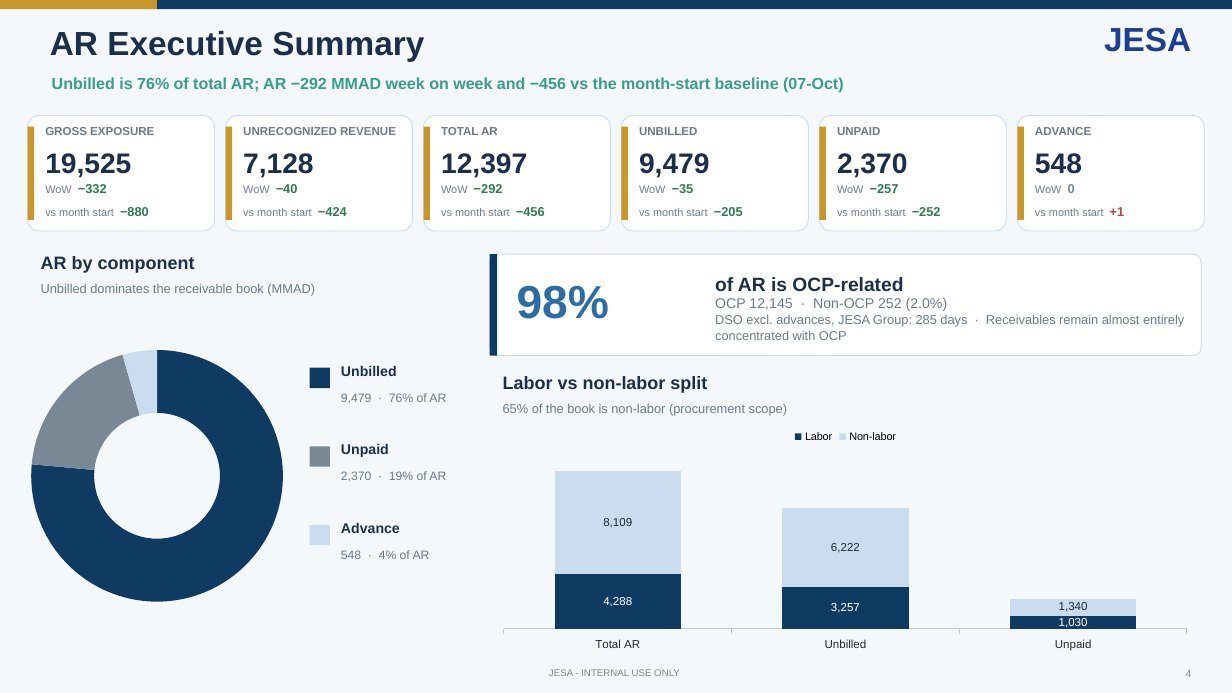
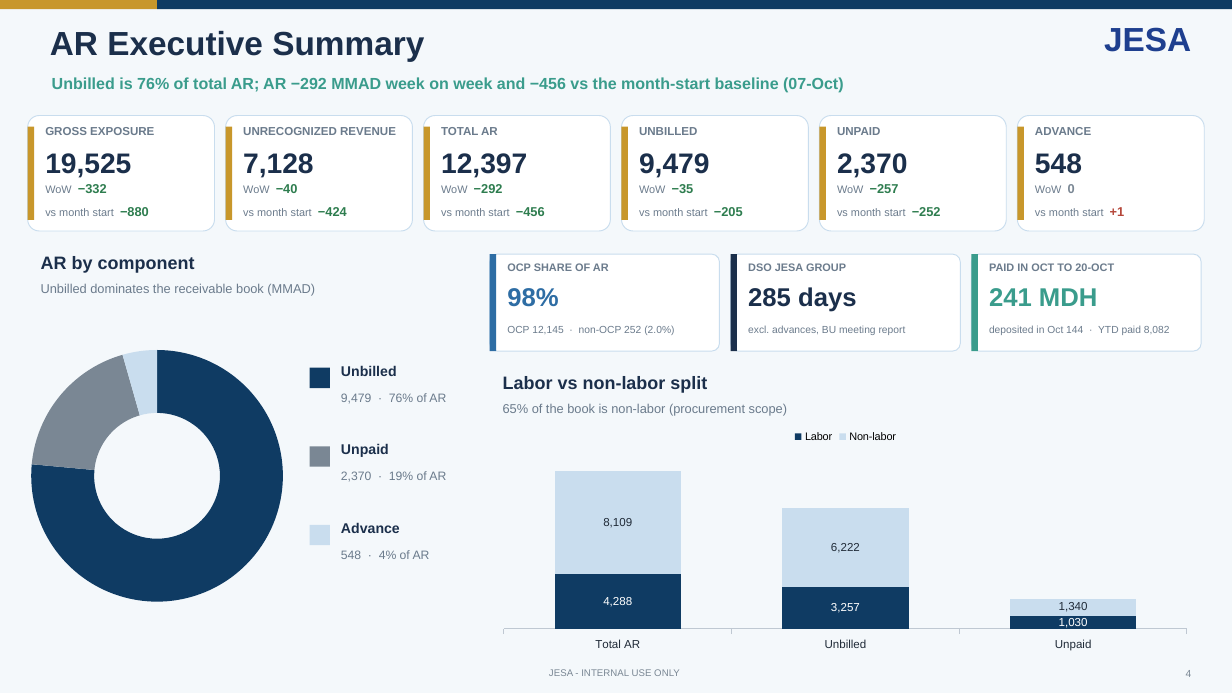
Before and after one commit to cherkaouihassan-art/Skills-Repo, a slide deck: slide 4 of weekly-ar-cash-deck/output/JESA_AR_Cash_Position_2026-10-21.pptx. Drawn at 1232x693 pixels with LibreOffice and Linux fonts; fonts in the diff are those of the drawing. Boxes give left, top, right and bottom in pixels: in the first picture for what was removed or moved away, otherwise in the second. Text is boxed around its words. In the diff, an @@ line names an element or a change of style, - is before the commit and + after.

```diff
--- a/weekly-ar-cash-deck/output/JESA_AR_Cash_Position_2026-10-21.pptx
+++ b/weekly-ar-cash-deck/output/JESA_AR_Cash_Position_2026-10-21.pptx
@@ rectangle: place and size @@
-rectangle at bbox=[490, 254, 497, 356]
+rectangle at bbox=[490, 254, 496, 351]
@@ rectangle at bbox=[490, 254, 496, 351]: fill #0F3B63 to #2E6DA4 @@
@@ rounded rectangle: place and size @@
-rounded rectangle at bbox=[490, 254, 1202, 356]
+rounded rectangle at bbox=[490, 254, 720, 351]
@@ text added at bbox=[507, 263, 609, 271], 8.5 pt, text #6B7B8C, bold @@
+OCP SHARE OF AR
@@ rounded rectangle added at bbox=[731, 254, 961, 351], fill #FFFFFF, outline #C9DDEE 0.75 pt @@
@@ rectangle added at bbox=[731, 254, 738, 351], fill #1B2F4B @@
@@ text added at bbox=[748, 263, 846, 271], 8.5 pt, text #6B7B8C, bold @@
+DSO JESA GROUP
@@ rounded rectangle added at bbox=[971, 254, 1202, 351], fill #FFFFFF, outline #C9DDEE 0.75 pt @@
@@ rectangle added at bbox=[971, 254, 978, 351], fill #3A9C8C @@
@@ text added at bbox=[989, 263, 1114, 271], 8.5 pt, text #6B7B8C, bold @@
+PAID IN OCT TO 20-OCT
@@ text "98%": place and size @@
-text "98%" at bbox=[517, 285, 609, 319]
+text "98%" at bbox=[507, 288, 558, 307]
@@ text "98%" at bbox=[507, 288, 558, 307]: size 36 to 20 pt; vertical alignment middle to top @@
@@ text removed at bbox=[715, 277, 1184, 340] @@
-of AR is OCP-related
-OCP 12,145 · Non-OCP 252 (2.0%)
-DSO excl. advances, JESA Group: 285 days · Receivables remain almost entirely concentrated with OCP
@@ text added at bbox=[748, 287, 857, 312], 20 pt, text #1B2F4B, bold @@
+285 days
@@ text added at bbox=[989, 288, 1098, 306], 20 pt, text #3A9C8C, bold @@
+241 MDH
@@ text added at bbox=[507, 325, 674, 335], 8 pt, text #6B7B8C @@
+OCP 12,145 · non-OCP 252 (2.0%)
@@ text added at bbox=[748, 325, 906, 335], 8 pt, text #6B7B8C @@
+excl. advances, BU meeting report
@@ text added at bbox=[989, 325, 1170, 335], 8 pt, text #6B7B8C @@
+deposited in Oct 144 · YTD paid 8,082
```
Also in this commit, not shown: 29 other slides changed, 1 slide added, 6 other files.
